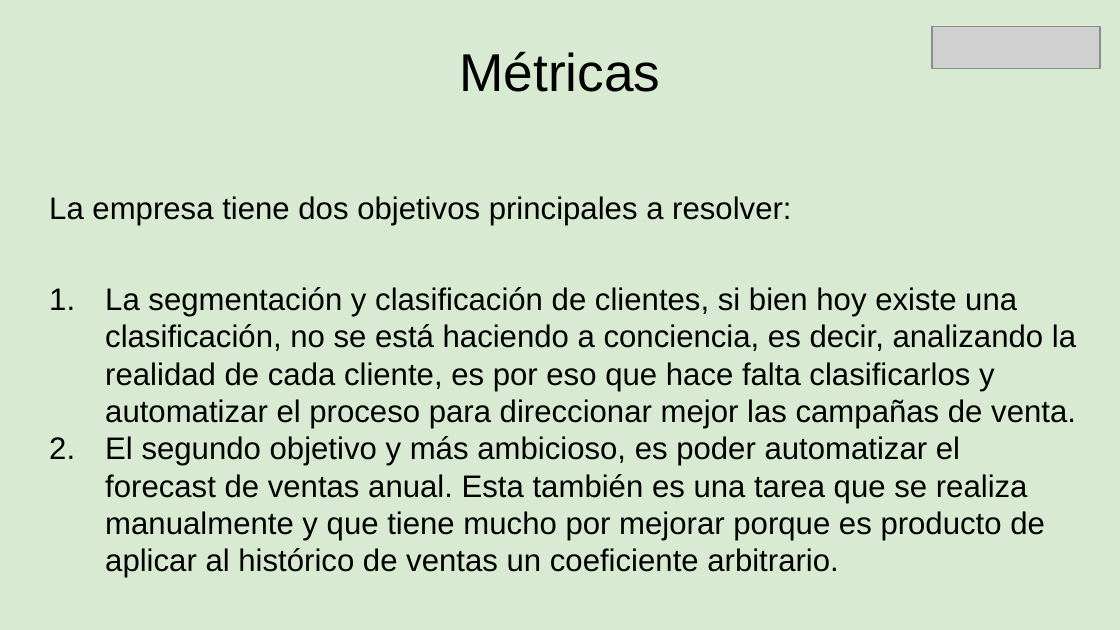
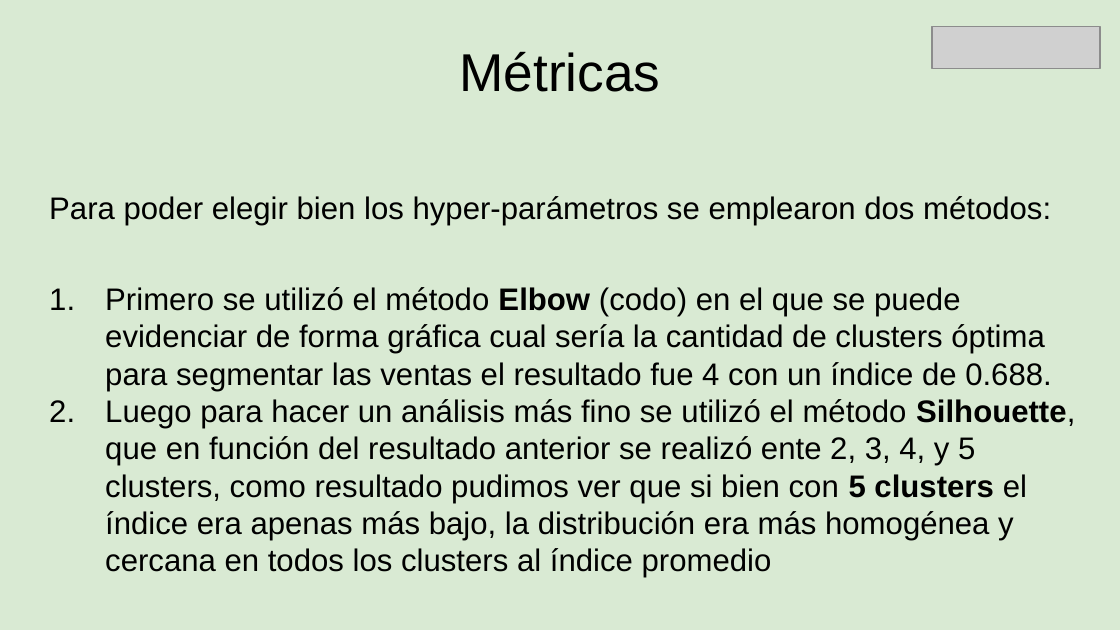
Before and after one commit to AgustinOlivaDS/DataScience, a slide deck: slide 7 of Entregas/Entrega Final/Documento Ejecutivo.pptx. Drawn at 1120x630 pixels with LibreOffice and Linux fonts; fonts in the diff are those of the drawing; grey boxes stand for pictures. Boxes give left, top, right and bottom in pixels: in the first picture for what was removed or moved away, otherwise in the second. Text is boxed around its words. In the diff, an @@ line names an element or a change of style, - is before the commit and + after.

```diff
--- a/Entregas/Entrega Final/Documento Ejecutivo.pptx
+++ b/Entregas/Entrega Final/Documento Ejecutivo.pptx
@@ text at [49,196,1051,225]: text changed @@
-La empresa tiene dos objetivos principales a resolver:
+Para poder elegir bien los hyper-parámetros se emplearon dos métodos:
@@ text at [105,287,1075,578]: text changed @@
-1. La segmentación y clasificación de clientes, si bien hoy existe una clasificación, no se está haciendo a conciencia, es decir, analizando la realidad de cada cliente, es por eso que hace falta clasificarlos y automatizar el proceso para direccionar mejor las campañas de venta.
-2. El segundo objetivo y más ambicioso, es poder automatizar el forecast de ventas anual. Esta también es una tarea que se realiza manualmente y que tiene mucho por mejorar porque es producto de aplicar al histórico de ventas un coeficiente arbitrario.
+1. Primero se utilizó el método Elbow (codo) en el que se puede evidenciar de forma gráfica cual sería la cantidad de clusters óptima para segmentar las ventas el resultado fue 4 con un índice de 0.688.
+2. Luego para hacer un análisis más fino se utilizó el método Silhouette, que en función del resultado anterior se realizó ente 2, 3, 4, y 5 clusters, como resultado pudimos ver que si bien con 5 clusters el índice era apenas más bajo, la distribución era más homogénea y cercana en todos los clusters al índice promedio
```
Also in this commit, not shown: 4 other slides changed.
